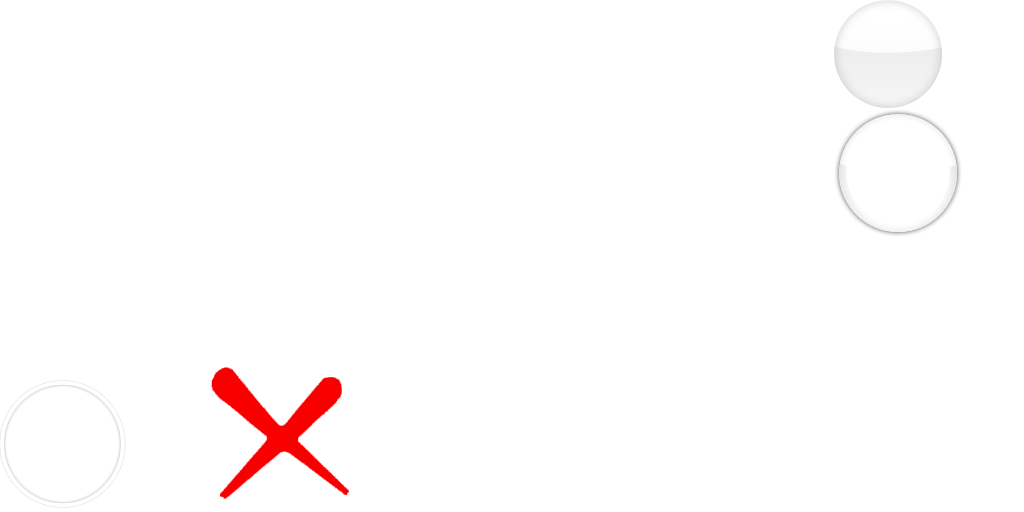
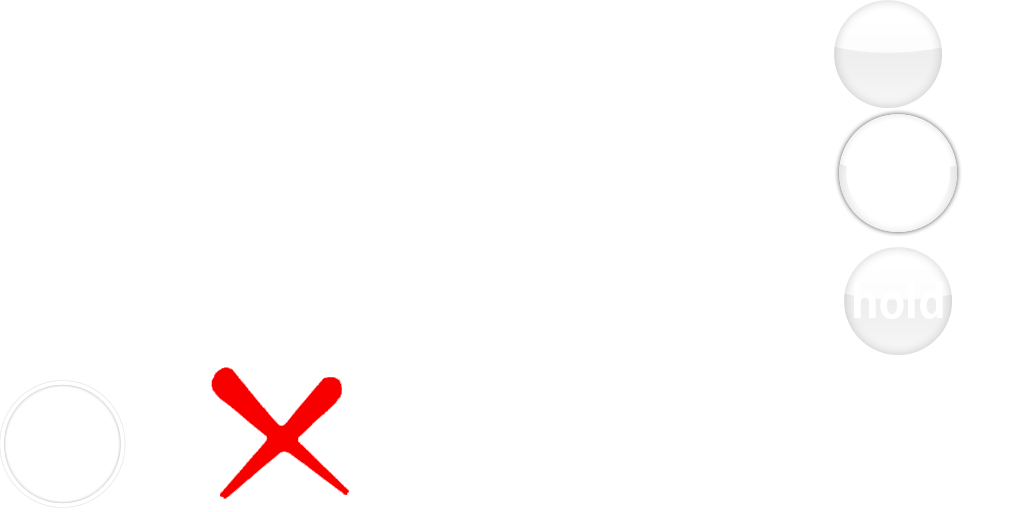
The second 1024×512 image is a revision of the first. Changes to its layers:
added group "Hold Circle" with 6 layers above "Hit Circle Overlay" over [844, 247, 952, 355]
added layer "hold" in group "Hold Circle" over [854, 296, 943, 319]
added group "Hit Circle copy" with 1 layers in group "Hold Circle" over [844, 247, 952, 355]
added layer "Layer 2" (1st of 2, in "Hold Circle" › "Hit Circle copy") in group "Hit Circle copy" over [844, 247, 952, 355]
